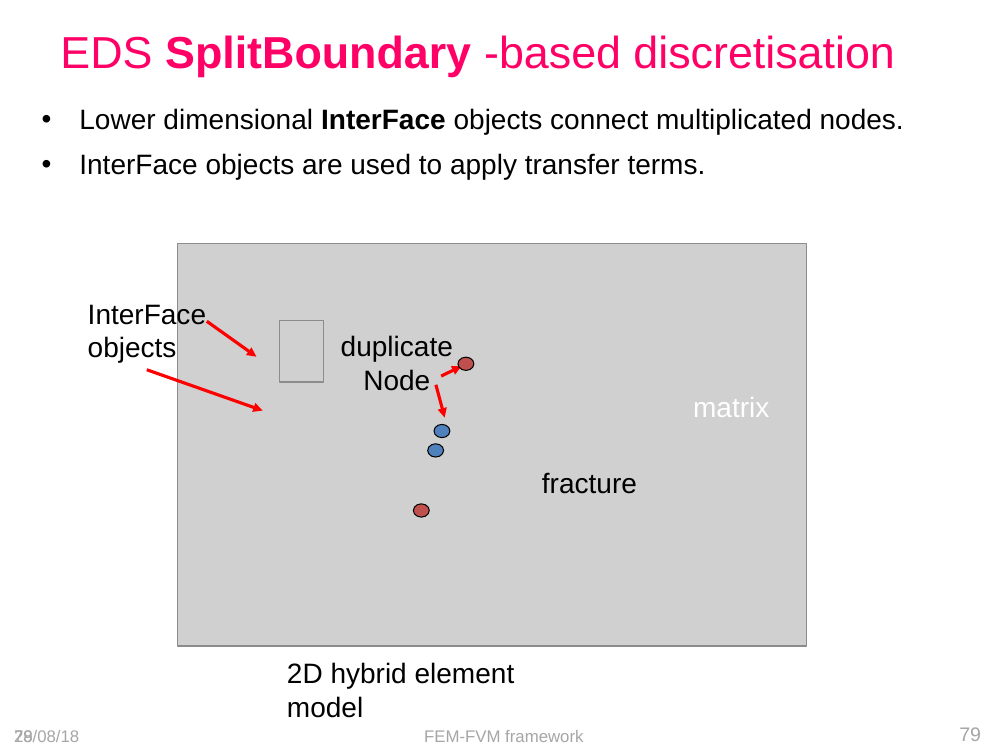
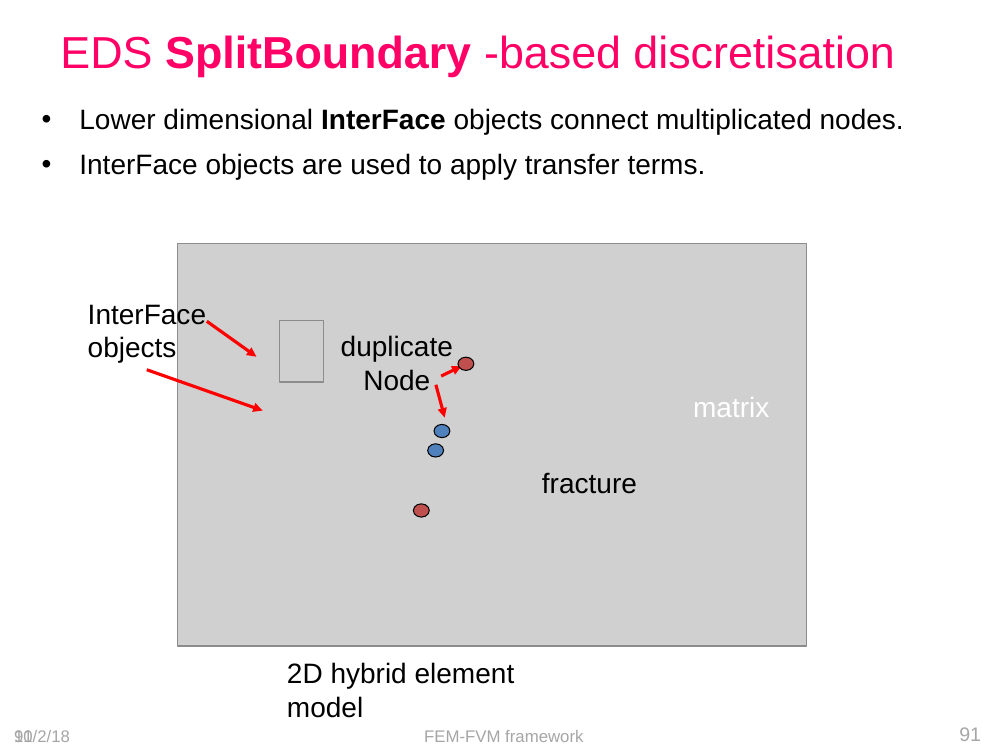
Before and after one commit to openCSMP/openCSMP, a slide deck: slide 91 of doc/SKM2018_Melbourne_transport_scheme.pptx (slide 79 before the commit). Drawn at 1008x756 pixels with LibreOffice and Linux fonts; fonts in the diff are those of the drawing; grey boxes stand for pictures. Boxes give left, top, right and bottom in pixels: in the first picture for what was removed or moved away, otherwise in the second. Text is boxed around its words. In the diff, an @@ line names an element or a change of style, - is before the commit and + after.

```diff
--- a/doc/SKM2018_Melbourne_transport_scheme.pptx
+++ b/doc/SKM2018_Melbourne_transport_scheme.pptx
@@ text at (14, 730, 70, 742): text changed @@
-28/08/18
+10/2/18
@@ page number at (14, 730, 33, 742): text changed @@
-79
+91
@@ page number at (959, 727, 981, 741): text changed @@
-79
+91
```
Also in this commit, not shown: 70 other slides changed, 12 slides added, 17 other files.
